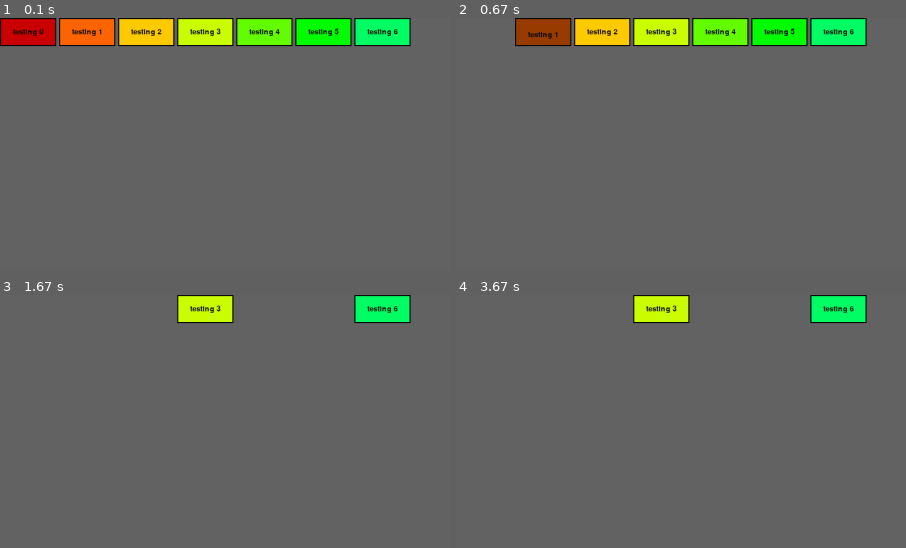
Above: before the commit, frames 1-4 (two rows, left to right).
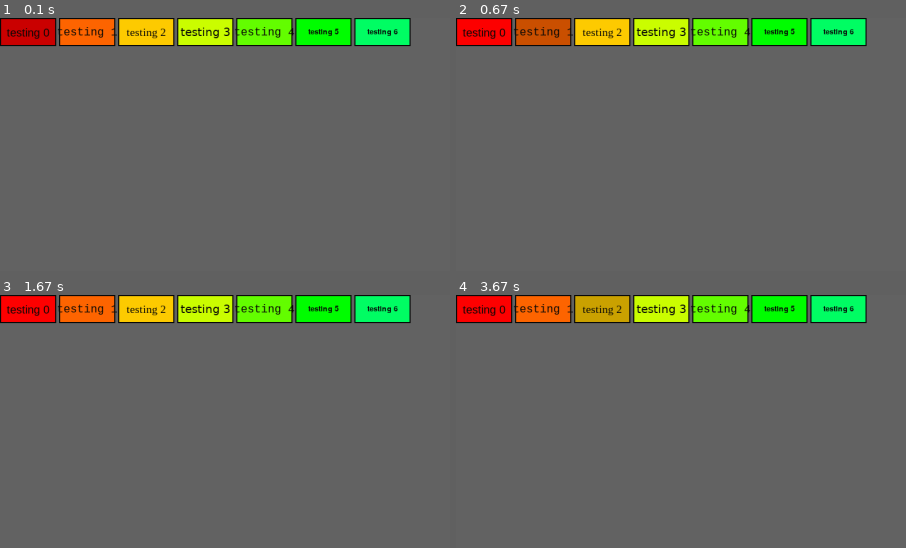
Above: after the commit, the same moments.

Repository: FinleyDavies/super-pygame-bomberman
Game: pygame game, started from main/button.py
Two runs of this game, one before a commit and one after it. Both use one fixed random seed, a clock stepped at 60 frames per second and the inputs below.
Inputs (mouse positions are % of the whole screen's width and height, from its top left):
- Up to frame 1 (0.1 s): no input
- Up to frame 2 (0.67 s): click "testing 1" at 0.38 s
- Up to frame 3 (1.67 s): click (51, 57) at 0.72 s; click "testing 5" at 1.05 s; click (87, 85) at 1.38 s
- Up to frame 4 (3.67 s): click (3, 3) at 2.22 s, where only the run after the commit has a clickable "testing 0"; click (47, 33) at 2.55 s; click (16, 3) at 3.38 s, where only the run after the commit has a clickable "testing 2"
The pictures show only the part of the screen within x 0-50%, y 0-50%; the shares and areas given below are measured in that part.

The runs differ from the first frame. In frame 1, 1.1% of the frame differs, in the area x 1-66%, y 3-9%; in frame 2, 3.2%; in frame 3, 7.2%, in the area x 0-79%, y 0-12%; in frame 4, 7.2%.

Commit message:
small changes and added spawn character to map loader

Diff:
--- a/Boards/Arena1.txt
+++ b/Boards/Arena1.txt
@@ -1,5 +1,5 @@
 ###############
-#..=========..#
+#X.=========.X#
 #.#=#=#=#=#=#.#
 #=============#
 #=#=#=#=#=#=#=#
@@ -9,5 +9,5 @@
 #=#=#=#=#=#=#=#
 #=============#
 #.#=#=#=#=#=#.#
-#..=========..#
+#X.=========.X#
 ###############
--- a/main/board.py
+++ b/main/board.py
@@ -1,39 +1,50 @@
 import json
-from command import UpdateTile
+from game_commands import UpdateTile
+from io import StringIO
+from random import randint as ran
 
 
 class Board:
     tiles = json.load(open("tiles.json", "r"))
     supported_symbols = [value["symbol"] for value in tiles.values()]
+    SPAWN_CHAR = 'X'
 
-    def __init__(self, path, window_size, board_id):
+    def __init__(self, board_file, board_name, window_size=None):
         self.players = []
-        self.board = self._load_file(path)
-        self.width, self.height = window_size
+        self.spawn_points = list()
+        self.string = ""
+        self.board = self._load_file(board_file)
         self.rows = len(self.board)
         self.cols = len(self.board[0])
-        self.board_id = board_id
+        if window_size is None:
+            window_size = self.cols * 48, self.rows * 48
+        self.width, self.height = window_size
+        self.board_name = board_name
 
         self.tile_width = self.width // self.cols
         self.tile_height = self.height // self.rows
 
         self.commands = []
+        print(self.spawn_points)
 
-    def _load_file(self, path):
+    def _load_file(self, board_file):
+        self.string = board_file.read()
+        board_file = StringIO(self.string)
         board = []
-        with open(path, "r") as board_file:
-            for line in board_file:
-                row = []
-                for char in line.strip():
-                    if char in self.supported_symbols:
-                        for name, attributes in self.tiles.items():
-                            if attributes["symbol"] == char:
-                                row.append(name)
-                                break
-                    else:
-                        row.append(Board.tiles["floor"]["name"])
+        for y, line in enumerate(board_file):
+            row = []
+            for x, char in enumerate(line.strip()):
+                if char in self.supported_symbols:
+                    for name, attributes in self.tiles.items():
+                        if attributes["symbol"] == char:
+                            row.append(name)
+                            break
+                else:
+                    if char == self.SPAWN_CHAR:
+                        self.spawn_points.append((x, y))
+                    row.append(Board.tiles["floor"]["name"])
 
-                board.append(row)
+            board.append(row)
 
         return board
 
@@ -68,6 +79,9 @@
     def tile_is_occupied(self, index):
         pass
 
+    def get_max_players(self):
+        return len(self.spawn_points)
+
     def get_index_from_pos(self, pos):
         return pos[0] // self.tile_width, pos[1] // self.tile_height
 
@@ -99,7 +113,7 @@
         pass
 
     def get_id(self):
-        return self.board_id
+        return self.board_name
 
 
 if __name__ == "__main__":
@@ -111,10 +125,10 @@
 
     def load_board(board_name, size):
         path = os.path.abspath(os.path.join("..", "Boards", board_name))
-        return Board(path, size)
+        return Board(path, "board", size)
 
 
-    board = load_board(BOARD, (WIDTH, HEIGHT))
+    board = load_board(BOARD, "board")
 
     for row in board.board:
         for tile in row:
--- a/main/button.py
+++ b/main/button.py
@@ -2,14 +2,14 @@
 from time import time, sleep
 from threading import Thread
 
-pygame.font.init()
+#pygame.font.init()
 
 
 class Button:
     FONT = pygame.font.get_default_font()
     HIGHLIGHT_SHIFT = 20
     COLOUR = (230, 230, 230)
-    PRESS_TIME = 0.5
+    PRESS_TIME = 0.1
 
     def __init__(self, surface, rect, text="", callback=None, colour=None, font_name=None):
         self.parent_surface = surface
@@ -72,8 +72,8 @@
             self.time_pressed = time()
             self.is_pressed = True
             if self.callback:
-                Thread(target=self.callback).start()
-                #self.callback()
+                #Thread(target=self.callback).start()
+                self.callback()
 
 
 if __name__ == "__main__":
@@ -113,11 +113,10 @@
 
         def rem(f):
             for button in buttons:
-                if button.font_name == "microsoftnewtailue":
+                if button.font_name == f:
                     buttons.remove(button)
-                    sleep(0.5)
 
-        button = Button(screen, button_rect, f"testing {i}", font_name="microsoftnewtailue", colour=button_colour, callback=lambda f=font: rem(f))
+        button = Button(screen, button_rect, f"testing {i}", font_name=font, colour=button_colour)#, callback=lambda f=font: rem(f))
         buttons.append(button)
 
     while True:
--- a/main/client_test.py
+++ b/main/client_test.py
@@ -1,5 +1,5 @@
 from networking import SocketClient
-from command import Move
+from game_commands import Move
 import time
 from random import randint as ran
 import player
--- a/main/game_client.py
+++ b/main/game_client.py
@@ -4,10 +4,10 @@
 from sprite import SpriteSheet, Animation
 from player import Player, Bomb
 from board import Board
-from command import *
+from game_commands import *
 
 SPRITES_FOLDER = "Super_Bomberman_SNES"
-BOARD = "Arena2.txt"
+BOARD = "Arena1.txt"
 WIDTH, HEIGHT = (15 * 16 * 3, 13 * 16 * 3)
 # WIDTH, HEIGHT = 700, 500
 KEYS = [pygame.K_w, pygame.K_a, pygame.K_s, pygame.K_d]
@@ -27,7 +27,7 @@
 
 def load_board(board_name, size):
     path = os.path.abspath(os.path.join("..", "Boards", board_name))
-    return Board(path, size, "board")
+    return Board(path, "board", size)
 
 
 def create_animations(players, tiles, powerups):
@@ -137,16 +137,11 @@
 def main():
     pygame.init()
     screen = pygame.display.set_mode((WIDTH, HEIGHT))
-    board_surface = pygame.Surface((WIDTH, HEIGHT))
     clock = pygame.time.Clock()
 
     sprites = load_sprites(SPRITES_FOLDER)
     player_animations = create_animations(*sprites)
 
-    board = load_board(BOARD, (WIDTH, HEIGHT))
-    player = Player(board, "player1")
-    player.set_tile_pos((1, 1))
-    # player2 = Player(board,
 
     command_queue = []
 
--- a/main/command.py
+++ b/main/game_commands.py
@@ -27,6 +27,11 @@
         return f"{self.__class__.__name__}({self.target}, {self.kwargs})"
 
 
+class Dummy(Command):
+    def execute(self):
+        pass
+
+
 class Move(Command):
     def __init__(self, target, direction):
         super().__init__(target, direction=direction)
@@ -35,6 +40,16 @@
     def execute(self):
         self.target.set_direction(self.direction)
         self.target.set_is_moving(True)
+
+
+class SetPosition(Command):
+    def __init__(self, target, x_pos, y_pos):
+        super().__init__(target, x_pos=x_pos, y_pos=y_pos)
+        self.x_pos = x_pos
+        self.y_pos = y_pos
+
+    def execute(self):
+        self.target.set_tile_pos((self.x_pos, self.y_pos))
 
 
 class Stop(Command):
@@ -70,5 +85,9 @@
 
 def deserialize(serialized, game_objects):
     serialized = json.loads(serialized)
-    target = game_objects[serialized["target"]]
+    try:
+        target = game_objects[serialized["target"]]
+    except KeyError:
+        return Dummy(None)
+
     return commands_dict[serialized["command_name"]](target, **serialized["args"])
--- a/main/game_round.py
+++ b/main/game_round.py
@@ -1,16 +1,40 @@
+import game_commands
+import queue
+import player
+import os
+import board
+
 class GameRound:
     GAME_LENGTH = 60 * 2
     WARMUP_LENGTH = 30
 
-    def __init__(self):
+    def __init__(self, board_name):
         self.players = []
         self.spectators = []
-        self.board = None
+        self.board = self.load_board(board_name)
         self.warmup = False
         self.over = False
         self.min_players = 2
-        self.max_players = 4
+        self.max_players = self.board.get_max_players()
+        self.command_queue = queue.Queue()
 
     def add_player(self, name):
-        if len(self.players) > self.max_players:
-            pass
+        if len(self.players) < self.max_players:
+            p = player.Player(self.board, name, len(self.players))
+            self.players.append(p)
+        else:
+            self.spectators.append(name)
+
+    def add_players(self, names):
+        for name in names:
+            self.add_player(name)
+
+    def get_game_objects(self):
+        return self.players + [self.board]
+
+    def deserialise_command(self, message):
+        command = game_commands.deserialize(message, self.get_game_objects())
+        self.command_queue.put(command)
+
+    def load_board(self, board_file):
+        return board.Board(board_file, "game_board")
--- a/main/game_server.py
+++ b/main/game_server.py
@@ -1,8 +1,10 @@
 # contains instances of game objects, updating based on client input, and sends updates back to clients
 from networking import SocketServer
+import pickle
 import board
 import player
-import command
+import game_commands
+import game_round
 
 import random
 import time
@@ -10,42 +12,49 @@
 
 
 CPS = 60
-actual_cps = 0
-
-server = SocketServer()
-server.start_listening()
-
-game_objects = list()
 
 
-def load_board(board_name, size):
-    path = os.path.abspath(os.path.join("..", "Boards", board_name))
-    return board.Board(path, size, "game_board")
+def handle_messages(server, game:game_round.GameRound):
+    for message, user in server.collect_messages():
+
+        if message[0] == 0:  # on connection, alert all players in chat, send all game objects to player
+            server.send_to_all([1, f"{user} has connected"], [user])
+            server.send_message([1, f"Welcome, {user}"], user)
+
+            server.send_message([3, game.board.string])
+            game.a
+
+        elif message[0] == 1:
+            server.send_to_all(message, [user])
+
+        elif message[0] == 2:
+            pass
 
 
-def handle_message(message, user, game_objects):
-    if message[0] == 0:
-        server.send_to_all([2, f"{user} has connected"], [user])
-        server.send_message([2, f"Welcome, {user}"], user)
+def main():
+    actual_cps = 0
 
-    elif message[0] == 2:
-        server.send_to_all(message, [user])
+    server = SocketServer()
+    server.start_listening()
+
+    game_objects = list()
+
+    roll_over = 0
+    cycles_elapsed = 0
+    while True:
+        start_time = time.time()
 
 
-roll_over = 0
-cycles_elapsed = 0
-while True:
-    start_time = time.time()
 
-    for message, user in server.collect_messages():
-        handle_message(message, user, game_objects)
+        # ---- CYCLE TIMING LOGIC --------------------------------------------------
+        time_delta = time.time() - start_time
+        sleep_time = 1 / CPS - time_delta - roll_over
+        if sleep_time > 0:
+            time.sleep(sleep_time)
+        else:
+            roll_over = abs(sleep_time)
+        cycles_elapsed += 1
+        actual_cps = cycles_elapsed / server.get_uptime()
 
-    # ---- CYCLE TIMING LOGIC --------------------------------------------------
-    time_delta = time.time() - start_time
-    sleep_time = 1 / CPS - time_delta - roll_over
-    if sleep_time > 0:
-        time.sleep(sleep_time)
-    else:
-        roll_over = abs(sleep_time)
-    cycles_elapsed += 1
-    actual_cps = cycles_elapsed / server.get_uptime()
+if __name__ == "__main__":
+    main()
--- a/main/networking.py
+++ b/main/networking.py
@@ -31,7 +31,7 @@
 import threading
 import socket
 import queue
-import command
+import game_commands
 import time
 import json
 
@@ -73,7 +73,8 @@
                     length = int(header)
                     message_id = int(sock.recv(self.COMMAND_LENGTH))
 
-                    message_content = sock.recv(length).decode("utf-8")
+                    message_content = sock.recv(length)
+                    message_content = message_content.decode("utf-8")
                     self.input_queue.put((message_id, message_content))
                     print(f"(ThreadedIO {time.strftime('%H:%M:%S', time.localtime())}) Message '{message_content}' received from {sock.getsockname()}")
                     print(f"\tMessage id: {message_id} \n\tlength: {length}")
@@ -101,10 +102,11 @@
             if message_id == 999:
                 break
 
+            message_content = message_content
             message_content = message_content.encode("utf-8")
 
-            id_header = f"{message_id:<{self.COMMAND_LENGTH}}".encode()
-            length_header = f"{len(message_content):<{self.HEADER_LENGTH}}".encode()
+            id_header = f"{message_id:<{self.COMMAND_LENGTH}}".encode("utf-8")
+            length_header = f"{len(message_content):<{self.HEADER_LENGTH}}".encode("utf-8")
 
             sock.send(length_header + id_header + message_content)
             print(f"(ThreadedIO) Message '{message_content.decode('utf-8')}' sent to {sock.getsockname()}")
--- a/main/player.py
+++ b/main/player.py
@@ -10,7 +10,8 @@
     PUNCH_TIME = 500
     CORNER_THRESH = 0.5 + 0.1
 
-    def __init__(self, board, player_id):
+    def __init__(self, board, player_name, player_id):
+        self.player_name = player_name
         self.player_id = player_id
 
         self.board = board
@@ -224,7 +225,7 @@
         return self.board.get_index_from_pos((self.x, self.y))
 
     def get_id(self):
-        return self.player_id
+        return self.player_name
 
     def get_size(self):
         return self.width, self.height
--- a/testing/misc_testing.py
+++ b/testing/misc_testing.py
@@ -1,7 +1,7 @@
 import json
 import sys
 import inspect
-from main.command import Move
+from main.game_commands import Move
 
 m = Move(1, 2)
 print("m", m.__class__(1, 2).__class__(1, 3))
